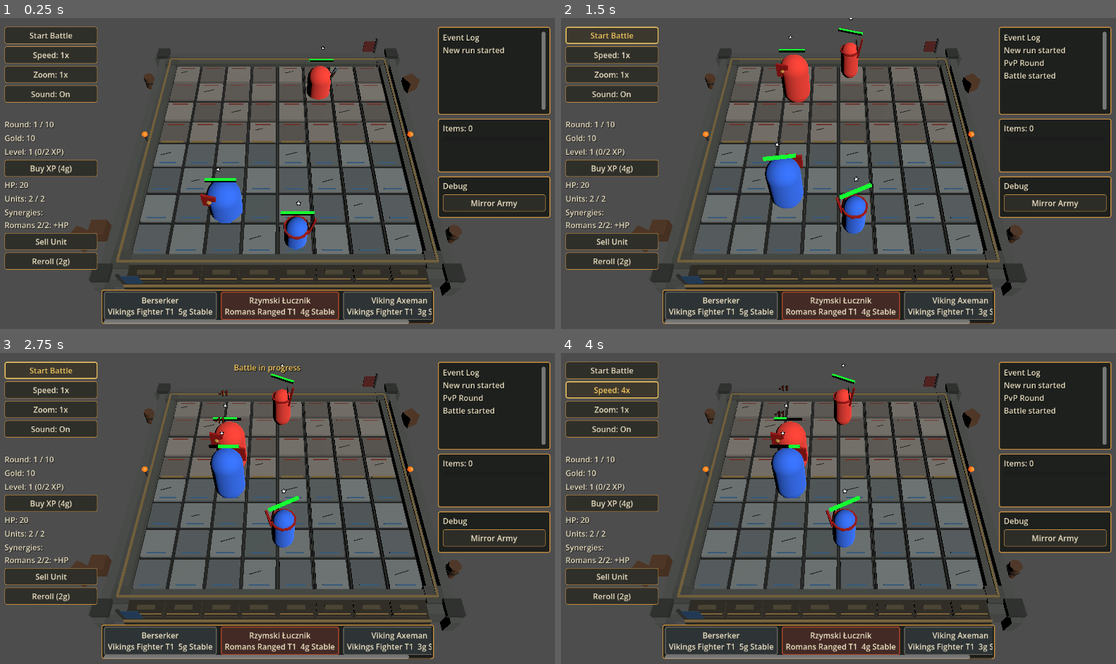
Above: before the commit, frames 1-4 (two rows, left to right).
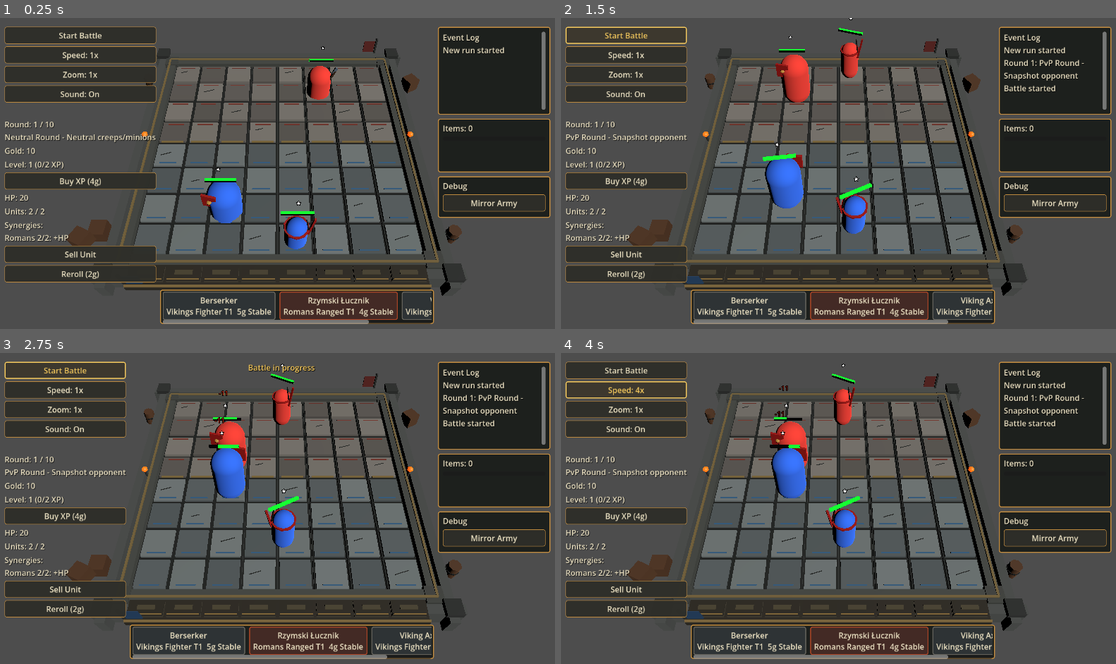
Above: after the commit, the same moments.

Repository: janmgryka-bit/warmarket
Game: Godot game, scene res://scenes/Main.tscn
Same seed, same stepped clock (60 frames per second), same inputs: the game is played once before the commit and once after it.
Inputs:
- Up to frame 1 (0.25 s): no input
- Up to frame 2 (1.5 s): click "Mirror Army" at 0.5 s; click "Start Battle" at 1.25 s
- Up to frame 3 (2.75 s): click "Start Battle" at 2 s
- Up to frame 4 (4 s): click "Speed: 1x" at 2.75 s; click "Speed: 2x" at 3.5 s

The runs differ from the first frame. In frame 1, 11% of the frame differs, in the area x 0-78%, y 2-99%; in frame 2, 8.6%; in frame 3, 8.8%; in frame 4, 8.6%.

Commit message:
Clarify round flow status text

Diff:
--- a/godot_project/war-market/scripts/game.gd
+++ b/godot_project/war-market/scripts/game.gd
@@ -1358,6 +1358,29 @@
 		return "neutral"
 	return "pvp_generated_ghost"
 
+func get_round_type_display_name() -> String:
+	if get_opponent_source_label() == "neutral":
+		return "Neutral Round"
+	return "PvP Round"
+
+func get_opponent_source_display_name() -> String:
+	match get_opponent_source_label():
+		"pvp_snapshot":
+			return "Snapshot opponent"
+		"pvp_generated_ghost":
+			return "Generated ghost opponent"
+		"neutral":
+			return "Neutral creeps/minions"
+		_:
+			return "Unknown opponent"
+
+func get_round_flow_status_text() -> String:
+	return "Round %d: %s - %s" % [
+		round_number,
+		get_round_type_display_name(),
+		get_opponent_source_display_name()
+	]
+
 func create_battle_payload() -> Dictionary:
 	var opponent_source = get_opponent_source_label()
 	var opponent_snapshot = opponent_army_snapshot if use_snapshot_opponent else create_spawned_opponent_army_snapshot()
@@ -1390,7 +1413,7 @@
 
 	print("Battle ", current_battle_id, " seed: ", current_battle_seed)
 	print("Battle payload created")
-	add_event_log("Neutral Round" if get_opponent_source_label() == "neutral" else "PvP Round")
+	add_event_log(get_round_flow_status_text())
 	add_event_log("Battle started")
 	play_audio_event("start_battle")
 
@@ -1678,7 +1701,12 @@
 	player_health_label.text = "HP: %d" % player_health
 
 func update_round_label() -> void:
-	round_label.text = "Round: %d / %d" % [round_number, max_rounds]
+	round_label.text = "Round: %d / %d\n%s - %s" % [
+		round_number,
+		max_rounds,
+		get_round_type_display_name(),
+		get_opponent_source_display_name()
+	]
 
 func get_xp_required_for_next_level() -> int:
 	if player_level >= max_player_level:
@@ -2220,6 +2248,7 @@
 	use_snapshot_opponent = true
 	clear_opponent_units()
 	spawn_opponent_army(round_number)
+	update_round_label()
 	print("Using mirrored army as opponent")
 
 func _on_sell_unit_button_pressed() -> void:
--- a/godot_project/war-market/tests/smoke_test.gd
+++ b/godot_project/war-market/tests/smoke_test.gd
@@ -113,6 +113,8 @@
 	assert_true("Romans" in game.synergy_label.text, "Initial SynergyLabel should show active Roman synergy")
 	assert_true(game.event_log_label != null, "EventLogLabel should exist")
 	assert_true("New run started" in game.event_log_label.text, "Initial EventLogLabel should show new run started")
+	assert_true("Neutral Round" in game.round_label.text, "Initial RoundLabel should show neutral round type")
+	assert_true("Neutral creeps/minions" in game.round_label.text, "Initial RoundLabel should show neutral opponent source")
 	assert_true(game.action_feedback_label != null, "ActionFeedbackLabel should exist")
 	assert_true(not game.action_feedback_label.visible, "ActionFeedbackLabel should start hidden")
 	assert_true(game.item_label != null, "ItemLabel should exist")
@@ -214,6 +216,7 @@
 	assert_true(not event_log_contains_prefix(game, "Bought"), "Routine buys should not be required in event log")
 
 	game.start_battle()
+	assert_true(event_log_contains_prefix(game, "Round 1: Neutral Round - Neutral creeps/minions"), "Battle start should log neutral round and source")
 	assert_true("Battle started" in game.event_log_label.text, "Important battle start should appear in event log")
 	game.end_round("PLAYER WINS")
 	assert_true("Round result: PLAYER WINS" in game.event_log_label.text, "Important round result should appear in event log")
@@ -457,21 +460,27 @@
 	await clear_enemy_units()
 	game.round_number = 2
 	game.spawn_opponent_army(game.round_number)
+	game.update_round_label()
 	await process_frame
 
 	var player_snapshot = game.create_player_army_snapshot()
 	assert_true(player_snapshot.size() > 0, "PvP opponent test needs a player army snapshot")
 	assert_eq(count_team_units(1), player_snapshot.size(), "PvP round should generate one ghost opponent per player snapshot unit")
+	assert_true("PvP Round" in game.round_label.text, "PvP round should show PvP round type")
+	assert_true("Generated ghost opponent" in game.round_label.text, "Generated PvP round should show generated ghost source")
 
 func test_neutral_round_opponent_path() -> void:
 	var game = await load_game()
 	await clear_enemy_units()
 	game.round_number = 4
 	game.spawn_opponent_army(game.round_number)
+	game.update_round_label()
 	await process_frame
 
 	assert_true(count_team_units(1) > 0, "Neutral round should spawn neutral enemies")
 	assert_eq(game.get_opponent_source_label(), "neutral", "Neutral round should label opponent source as neutral")
+	assert_true("Neutral Round" in game.round_label.text, "Neutral round should show neutral round type")
+	assert_true("Neutral creeps/minions" in game.round_label.text, "Neutral round should show neutral source")
 
 func test_neutral_round_rewards() -> void:
 	var game = await load_game()
@@ -1082,6 +1091,7 @@
 	assert_true(game.use_snapshot_opponent, "Mirror Army should enable snapshot opponent mode")
 	assert_true(not game.opponent_army_snapshot.is_empty(), "Mirror Army should store an opponent snapshot")
 	assert_eq(count_team_units(1), game.opponent_army_snapshot.size(), "Mirror Army should spawn snapshot opponent units")
+	assert_true("Snapshot opponent" in game.round_label.text, "Mirror Army should show snapshot opponent source")
 
 	game.reset_game()
 	assert_true(not game.use_snapshot_opponent, "New run should disable snapshot opponent mode")
